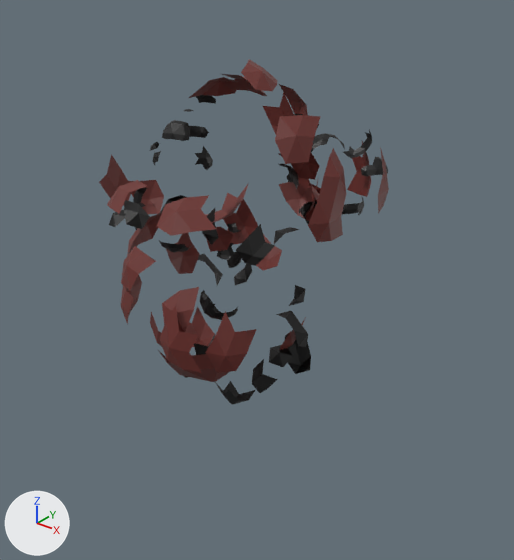
A saved change to the glTF model public/models/azuki_unarmed_frames/explode/explode.f0009.glb.
One viewpoint serves both versions: a camera (50 mm lens) standing at (6.86, -7.87, 5.7) and looking at (0.21, 0.44, 0.54). Lighting does not change. The marker at lower left points along +X, +Y and +Z. Where no turn or scale is listed for an object, it has been applied to the vertices. Vertices at the same position are counted once.

Script lines for the objects in view, before the commit:
```python
me_bodysubnode_001 = bpy.data.meshes.new('BodySubnode.001')
me_bodysubnode_001.from_pydata(...)  # 874 vertices, 878 faces; spans x -2.49..2.2, y -2.2..2.27, z -1.35..4.05
me_bodysubnode_001.materials.append(mat_bakedmaterial)  # picture img_bakedesttexture
ob_body_001 = bpy.data.objects.new('Body.001', me_bodysubnode_001)
ob_body_001.location = (0.0, 0.0, 0.0)
```
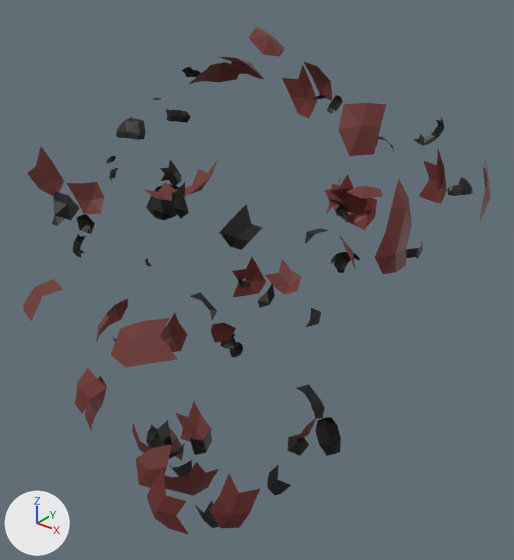
Location of each change, [x1, y1, x2, y2] in pixels of the pictures (514 x 560 px; the box of a moved part takes in the faces that stretch with it):
'Body.001', reshaped (61% wider, 47% taller)
    before: [99, 59, 389, 405]
    after: [23, 26, 491, 534]
part 1 of me_bodysubnode_001, moved or reshaped
    before: [206, 184, 248, 223]
    after: [143, 159, 218, 201]
part 2 of me_bodysubnode_001, moved or reshaped
    before: [157, 349, 229, 382]
    after: [164, 462, 219, 496]
part 3 of me_bodysubnode_001, moved or reshaped
    before: [279, 317, 306, 350]
    after: [297, 418, 316, 440]
part 4 of me_bodysubnode_001, moved or reshaped
    before: [186, 306, 216, 347]
    after: [175, 401, 212, 442]
part 5 of me_bodysubnode_001, moved or reshaped
    before: [256, 234, 282, 271]
    after: [265, 259, 302, 295]
part 6 of me_bodysubnode_001, moved or reshaped
    before: [308, 148, 346, 242]
    after: [375, 178, 412, 274]
part 7 of me_bodysubnode_001, moved or reshaped
    before: [150, 312, 162, 347]
    after: [132, 423, 150, 453]
part 8 of me_bodysubnode_001, moved or reshaped
    before: [159, 305, 201, 373]
    after: [147, 469, 188, 534]
part 9 of me_bodysubnode_001, moved or reshaped
    before: [99, 154, 132, 205]
    after: [27, 147, 64, 196]
part 10 of me_bodysubnode_001, moved or reshaped (not visible before)
    after: [169, 428, 184, 461]
part 11 of me_bodysubnode_001, moved or reshaped
    before: [121, 275, 142, 325]
    after: [85, 375, 107, 430]
part 12 of me_bodysubnode_001, moved or reshaped
    before: [279, 178, 321, 221]
    after: [325, 174, 377, 230]
part 13 of me_bodysubnode_001, moved or reshaped
    before: [128, 180, 164, 214]
    after: [67, 182, 105, 215]
part 14 of me_bodysubnode_001, moved or reshaped
    before: [223, 199, 258, 245]
    after: [232, 257, 266, 297]
part 15 of me_bodysubnode_001, moved or reshaped
    before: [303, 180, 318, 219]
    after: [326, 178, 340, 214]
part 16 of me_bodysubnode_001, moved or reshaped
    before: [347, 141, 371, 197]
    after: [419, 150, 447, 203]
part 17 of me_bodysubnode_001, moved or reshaped
    before: [206, 312, 257, 373]
    after: [209, 474, 260, 529]
part 18 of me_bodysubnode_001, moved or reshaped
    before: [166, 233, 200, 274]
    after: [160, 312, 187, 352]
part 19 of me_bodysubnode_001, moved or reshaped
    before: [263, 92, 294, 134]
    after: [282, 64, 317, 119]
part 20 of me_bodysubnode_001, moved or reshaped
    before: [378, 147, 389, 214]
    after: [480, 161, 491, 221]
part 21 of me_bodysubnode_001, moved or reshaped
    before: [162, 287, 199, 332]
    after: [136, 444, 172, 488]
part 22 of me_bodysubnode_001, moved or reshaped
    before: [275, 115, 320, 164]
    after: [338, 103, 386, 156]
part 23 of me_bodysubnode_001, moved or reshaped
    before: [157, 195, 216, 236]
    after: [111, 318, 177, 368]
part 24 of me_bodysubnode_001, moved or reshaped
    before: [127, 213, 161, 256]
    after: [96, 299, 128, 342]

Edits to the bpy script that builds the scene:
```text
Change me_bodysubnode_001:
    remove me_bodysubnode_001.from_pydata(...)  # 874 vertices, 878 faces; spans x -2.49..2.2, y -2.2..2.27, z -1.35..4.05
    add me_bodysubnode_001.from_pydata(...)  # 874 vertices, 878 faces; spans x -4.05..3.45, y -3.75..3.74, z -3.55..4.49
    me_bodysubnode_001 part 1: the loose piece of 15 vertices spanning x -0.93..0.06, y -0.31..0.61, z 1.46..2.12 is moved by (-0.58, -0.06, 0.31)
    me_bodysubnode_001 part 2: the loose piece of 20 vertices spanning x -0.65..0.73, y -1.32..-0.42, z -0.95..0.24 is moved by (-0.17, -0.42, -2.19)
    me_bodysubnode_001 part 3: the loose piece of 10 vertices spanning x 0.37..0.85, y 0.42..1.1, z -1.01..-0.21 is moved by (-0.05, 0.68, -2.35)
    me_bodysubnode_001 part 4: the loose piece of 10 vertices spanning x -0.9..-0.37, y -0.59..0.16, z -0.76..-0.2 is moved by (-0.11, -0.09, -2.0)
    me_bodysubnode_001 part 5: the loose piece of 9 vertices spanning x -0.98..-0.24, y 1.45..1.88, z 0.15..0.71 is moved by (-0.38, 1.2, -1.1)
    me_bodysubnode_001 part 6: the loose piece of 13 vertices spanning x 1.52..1.86, y -0.27..0.54, z 1.76..2.98 is moved by (0.91, 0.29, -0.33)
    me_bodysubnode_001 part 7: the loose piece of 8 vertices spanning x -0.68..-0.07, y -1.31..-1.06, z -0.39..0.44 is moved by (-0.2, -0.39, -1.98)
    me_bodysubnode_001 part 8: the loose piece of 10 vertices spanning x 0.27..0.99, y -1.96..-1.77, z 0.16..1.12 is moved by (0.56, -0.96, -1.93)
    me_bodysubnode_001 part 9: the loose piece of 8 vertices spanning x -1.9..-1.66, y -1.04..-0.39, z 1.71..2.54 is moved by (-0.95, -0.64, 0.11)
    me_bodysubnode_001 part 10: the loose piece of 8 vertices spanning x -1.07..-0.68, y -0.79..-0.21, z -0.87..-0.28 is moved by (-0.25, 0.04, -2.42)
    me_bodysubnode_001 part 11: the loose piece of 14 vertices spanning x -1.53..-0.71, y -1.44..-0.53, z 0.0..0.96 is moved by (-0.57, -0.53, -2.09)
    me_bodysubnode_001 part 12: the loose piece of 13 vertices spanning x -0.47..0.66, y 1.81..2.18, z 1.14..2.02 is moved by (0.17, 1.26, -0.41)
    me_bodysubnode_001 part 13: the loose piece of 8 vertices spanning x -2.48..-1.98, y 0.07..0.59, z 1.21..1.8 is moved by (-1.56, -0.09, -0.34)
    me_bodysubnode_001 part 14: the loose piece of 10 vertices spanning x -1.44..-0.9, y 1.41..1.91, z 0.4..1.36 is moved by (-0.61, 1.0, -1.69)
    me_bodysubnode_001 part 15: the loose piece of 8 vertices spanning x -0.04..0.37, y 1.73..2.27, z 1.16..1.99 is moved by (-0.47, 1.47, -0.44)
    me_bodysubnode_001 part 16: the loose piece of 10 vertices spanning x 0.94..1.58, y 1.58..1.95, z 1.87..2.83 is moved by (0.81, 1.02, -0.22)
    me_bodysubnode_001 part 17: the loose piece of 9 vertices spanning x 0.92..1.45, y -1.61..-1.11, z 0.07..1.03 is moved by (0.63, -0.71, -2.02)
    me_bodysubnode_001 part 18: the loose piece of 9 vertices spanning x -1.51..-1.33, y 0.0..0.71, z 0.15..1.11 is moved by (-0.56, 0.15, -1.94)
    me_bodysubnode_001 part 19: the loose piece of 9 vertices spanning x -0.71..0.01, y 1.74..1.93, z 2.39..3.35 is moved by (-0.28, 0.93, 0.3)
    me_bodysubnode_001 part 20: the loose piece of 9 vertices spanning x 1.89..2.2, y 0.69..1.34, z 2.04..3.0 is moved by (1.25, 0.69, -0.05)
    me_bodysubnode_001 part 21: the loose piece of 7 vertices spanning x 0.25..0.73, y -1.85..-1.43, z 0.68..1.28 is moved by (0.25, -0.93, -2.03)
    me_bodysubnode_001 part 22: the loose piece of 8 vertices spanning x 1.43..1.83, y -0.8..-0.12, z 3.07..3.62 is moved by (1.01, -0.12, 0.31)
    me_bodysubnode_001 part 23: the loose piece of 9 vertices spanning x 0.54..1.28, y -2.12..-1.45, z 2.33..2.68 is moved by (0.67, -1.45, -0.93)
    me_bodysubnode_001 part 24: the loose piece of 12 vertices spanning x -1.79..-1.23, y -0.81..0.12, z 0.85..1.45 is moved by (-0.89, -0.14, -1.86)
    me_bodysubnode_001 part 25: 628 of 874 vertices moved; they spanned x -2.49..1.79, y -2.2..2.15, z -1.35..4.05 and now span x -4.05..2.71, y -3.75..3.5, z -3.55..4.49; mean shift (-0.11, 0.18, -0.85); largest move (0.83, 0.37, -0.89) -> (0.78, 1.05, -3.24)
```
